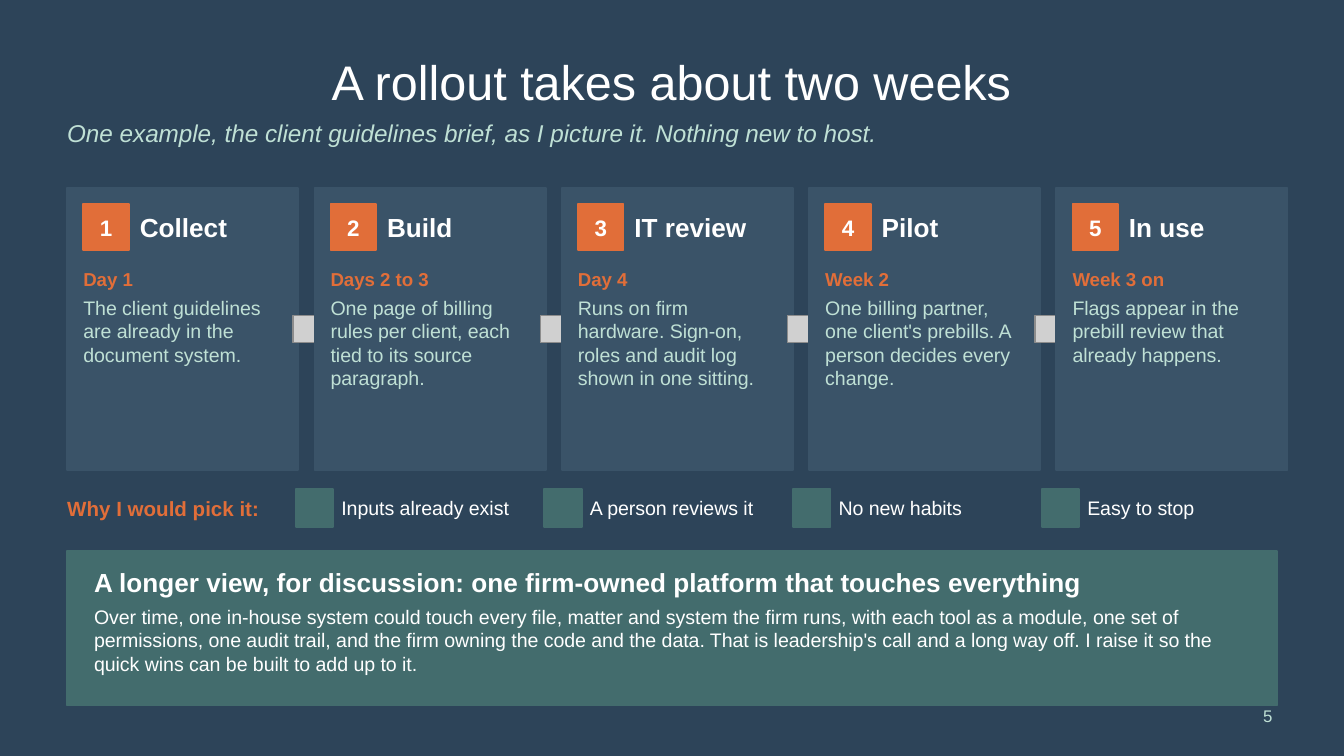
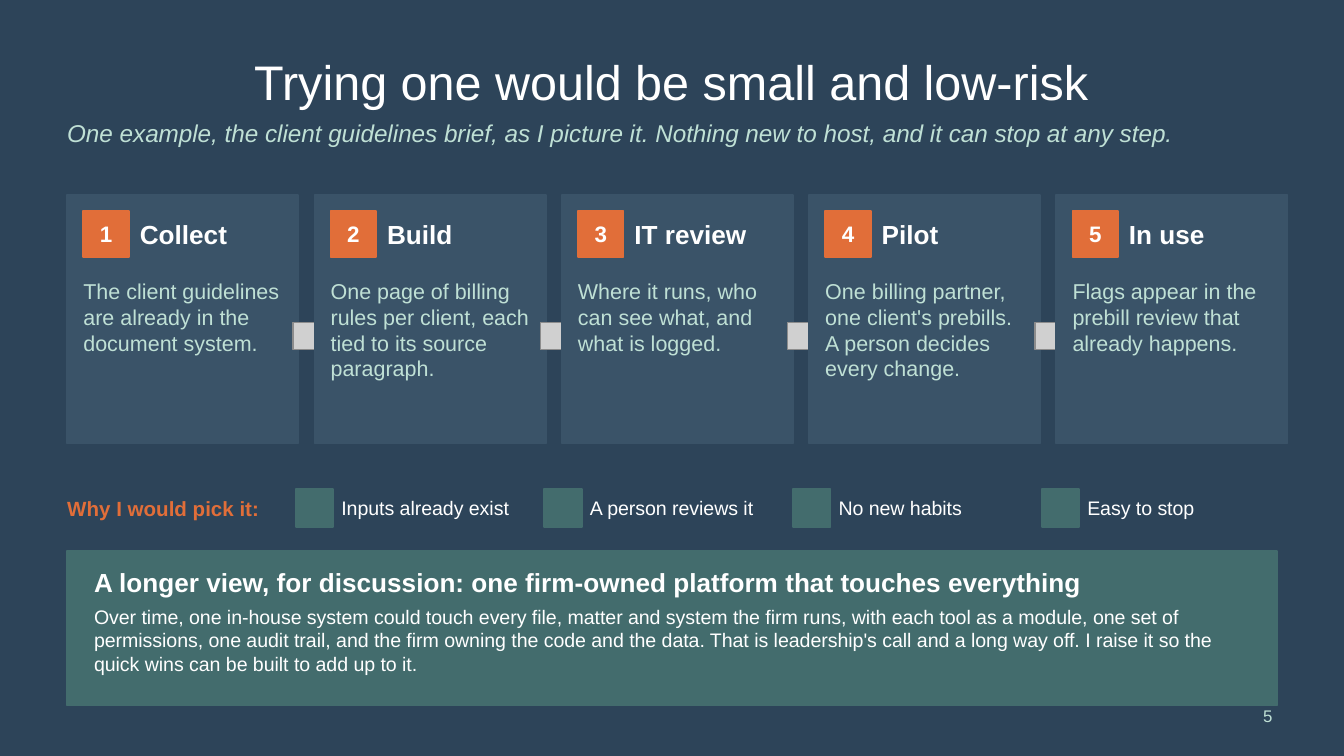
Before and after one commit to mylesparslow-collab/legal-portfolio, a slide deck: slide 5 of downloads/AI-ideas-Myles-Parslow.pptx. Drawn at 1344x756 pixels with LibreOffice and Linux fonts; fonts in the diff are those of the drawing; grey boxes stand for pictures; background and template pictures are left out. Boxes give left, top, right and bottom in pixels: in the first picture for what was removed or moved away, otherwise in the second. Text is boxed around its words. In the diff, an @@ line names an element or a change of style, - is before the commit and + after.

```diff
--- a/downloads/AI-ideas-Myles-Parslow.pptx
+++ b/downloads/AI-ideas-Myles-Parslow.pptx
@@ title at bbox=[254, 65, 1088, 109]: text changed @@
-A rollout takes about two weeks
+Trying one would be small and low-risk
@@ text at bbox=[67, 124, 1172, 147]: text changed @@
-One example, the client guidelines brief, as I picture it. Nothing new to host.
+One example, the client guidelines brief, as I picture it. Nothing new to host, and it can stop at any step.
@@ rectangle: place and size @@
-rectangle at bbox=[67, 188, 298, 470]
+rectangle at bbox=[67, 195, 298, 444]
@@ rectangle: place and size @@
-rectangle at bbox=[314, 188, 546, 470]
+rectangle at bbox=[314, 195, 546, 444]
@@ rectangle: place and size @@
-rectangle at bbox=[562, 188, 793, 470]
+rectangle at bbox=[562, 195, 793, 444]
@@ rectangle: place and size @@
-rectangle at bbox=[809, 188, 1040, 470]
+rectangle at bbox=[809, 195, 1040, 444]
@@ rectangle: place and size @@
-rectangle at bbox=[1056, 188, 1288, 470]
+rectangle at bbox=[1056, 195, 1288, 444]
@@ 10 texts, 5 rectangles, 4 pictures: place and size @@
-10 texts, 5 rectangles, 4 pictures at bbox=[83, 204, 1204, 343]
+10 texts, 5 rectangles, 4 pictures at bbox=[83, 211, 1204, 349]
@@ text "The client guidelines are already ...": place and size @@
-text "The client guidelines are already ..." at bbox=[83, 301, 261, 366]
+text "The client guidelines are already ..." at bbox=[83, 283, 279, 356]
@@ text removed at bbox=[83, 273, 133, 290] @@
-Day 1
@@ text "One page of billing rules ...": place and size @@
-text "One page of billing rules ..." at bbox=[331, 301, 510, 389]
+text "One page of billing rules ..." at bbox=[331, 283, 529, 381]
@@ text removed at bbox=[331, 273, 428, 290] @@
-Days 2 to 3
@@ text removed at bbox=[578, 273, 627, 290] @@
-Day 4
@@ text added at bbox=[578, 283, 757, 356], 11.5 pt, text #BFE0D5 @@
+Where it runs, who can see what, and what is logged.
@@ text "One billing partner, one client's ...": place and size @@
-text "One billing partner, one client's ..." at bbox=[825, 301, 1012, 389]
+text "One billing partner, one client's ..." at bbox=[825, 283, 1012, 381]
@@ text removed at bbox=[825, 272, 889, 286] @@
-Week 2
@@ size 10.5 to 11.5 pt in 4 elements at bbox=[83, 283, 279, 356], bbox=[331, 283, 529, 381], bbox=[825, 283, 1012, 381], bbox=[1073, 283, 1257, 356] @@
@@ text "Flags appear in the prebill ...": place and size @@
-text "Flags appear in the prebill ..." at bbox=[1073, 301, 1239, 366]
+text "Flags appear in the prebill ..." at bbox=[1073, 283, 1257, 356]
@@ text removed at bbox=[1073, 272, 1164, 286] @@
-Week 3 on
@@ text removed at bbox=[578, 301, 754, 389] @@
-Runs on firm hardware. Sign-on, roles and audit log shown in one sitting.
```
Also in this commit, not shown: 1 slide added, 1 slide removed.
